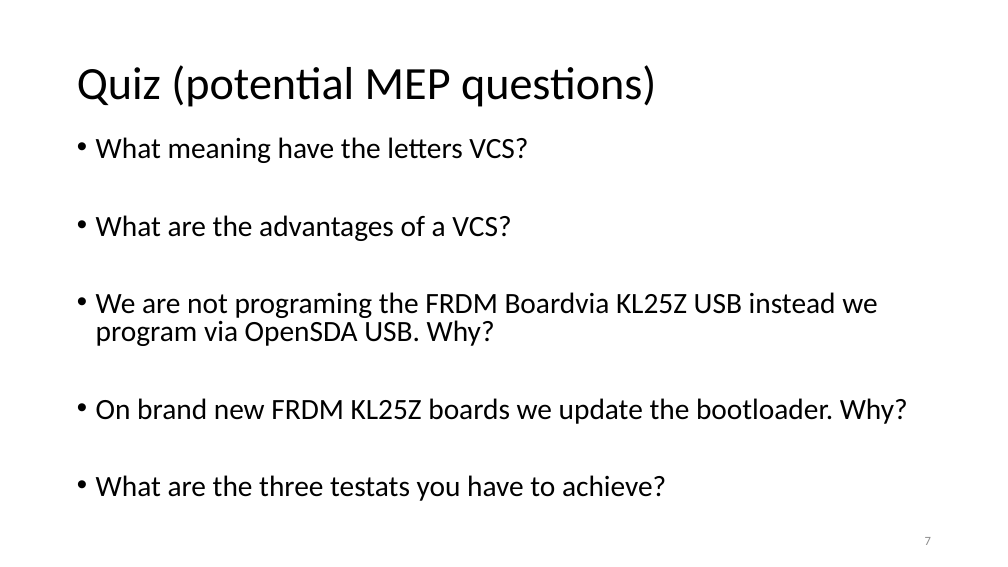
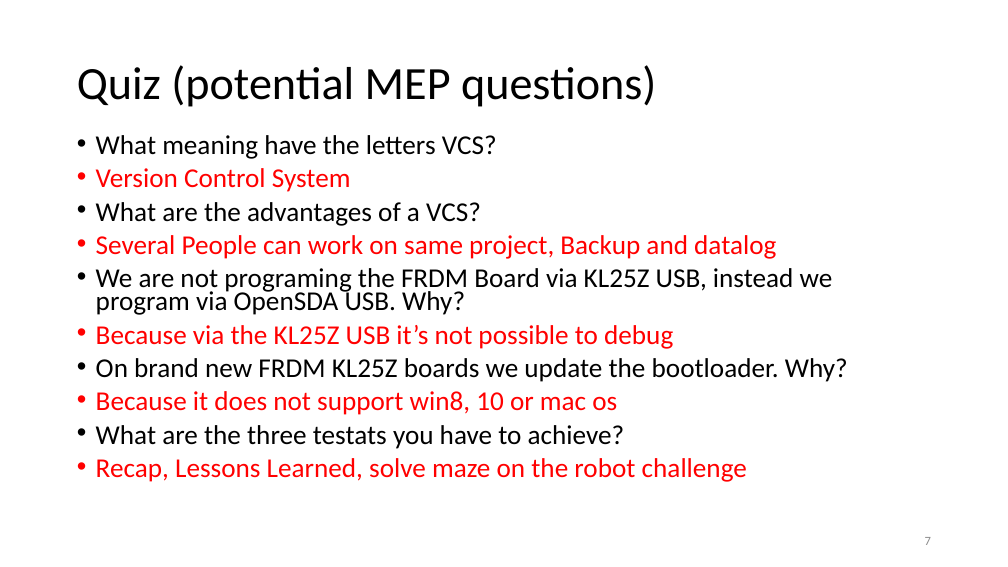
Before and after one commit to tdnieder/INTRO, a slide deck: slide 7 of RECAP.pptx. Drawn at 1008x567 pixels with LibreOffice and Linux fonts; fonts in the diff are those of the drawing. Boxes give left, top, right and bottom in pixels: in the first picture for what was removed or moved away, otherwise in the second. Text is boxed around its words. In the diff, an @@ line names an element or a change of style, - is before the commit and + after.

Commit message:
quiz solutions added

```diff
--- a/RECAP.pptx
+++ b/RECAP.pptx
@@ text at <box>96,135,848,449</box>: size 28 to 25.9 pt in "What meaning have the letters VCS?", "What are the advantages of a VCS?", "On brand new FRDM KL25Z boards we ...", "What are the three testats you have ..."; line spacing 0.8 to 0.7 @@
@@ text at <box>96,168,351,192</box>: paragraph added @@
+• Version Control System
@@ text at <box>96,235,833,349</box>: text changed; size 28 to 25.9 pt; text colour #000000 to #FF0000 @@
-• We are not programing the FRDM Boardvia KL25Z USB instead we program via OpenSDA USB. Why?
+• Several People can work on same project, Backup and datalog
+• We are not programing the FRDM Board via KL25Z USB, instead we program via OpenSDA USB. Why?
+• Because via the KL25Z USB it’s not possible to debug
@@ text at <box>96,391,617,415</box>: paragraph added @@
+• Because it does not support win8, 10 or mac os
@@ text at <box>96,458,747,482</box>: paragraph added @@
+• Recap, Lessons Learned, solve maze on the robot challenge
```
Also in this commit, not shown: 1 other file.
